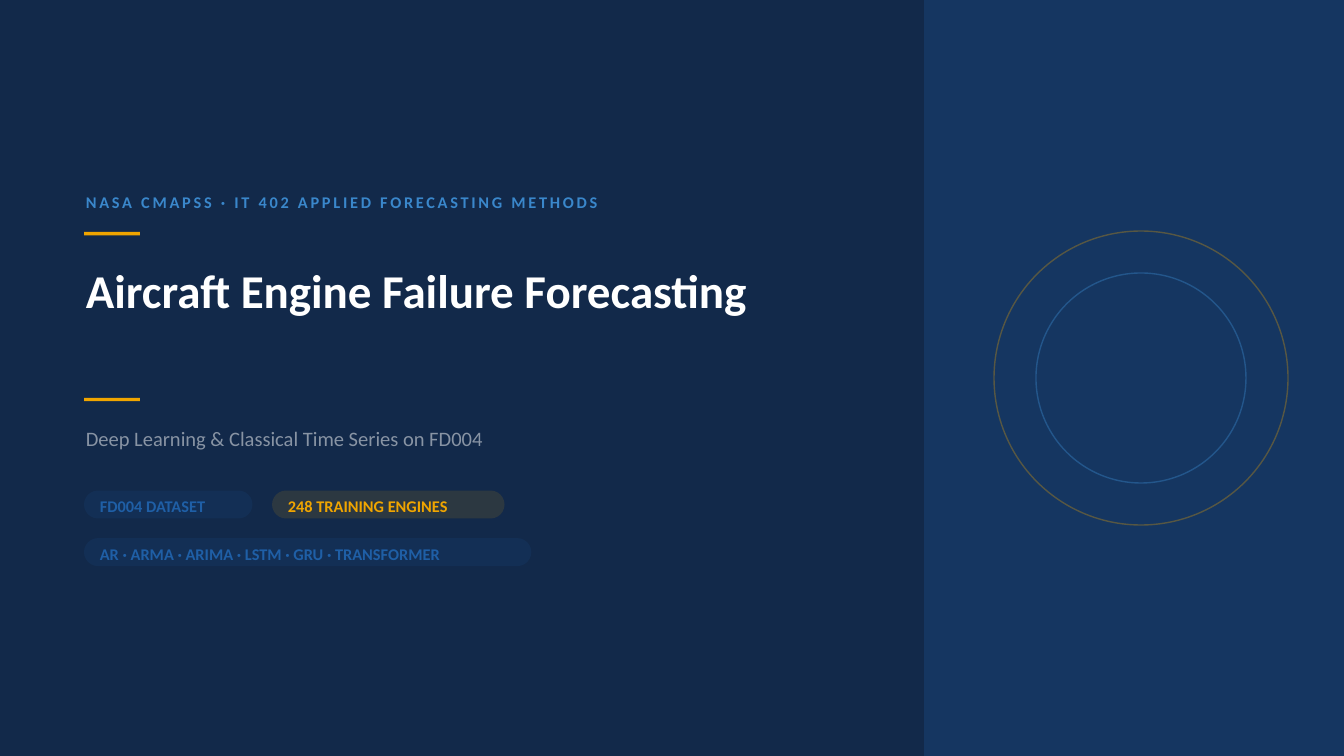
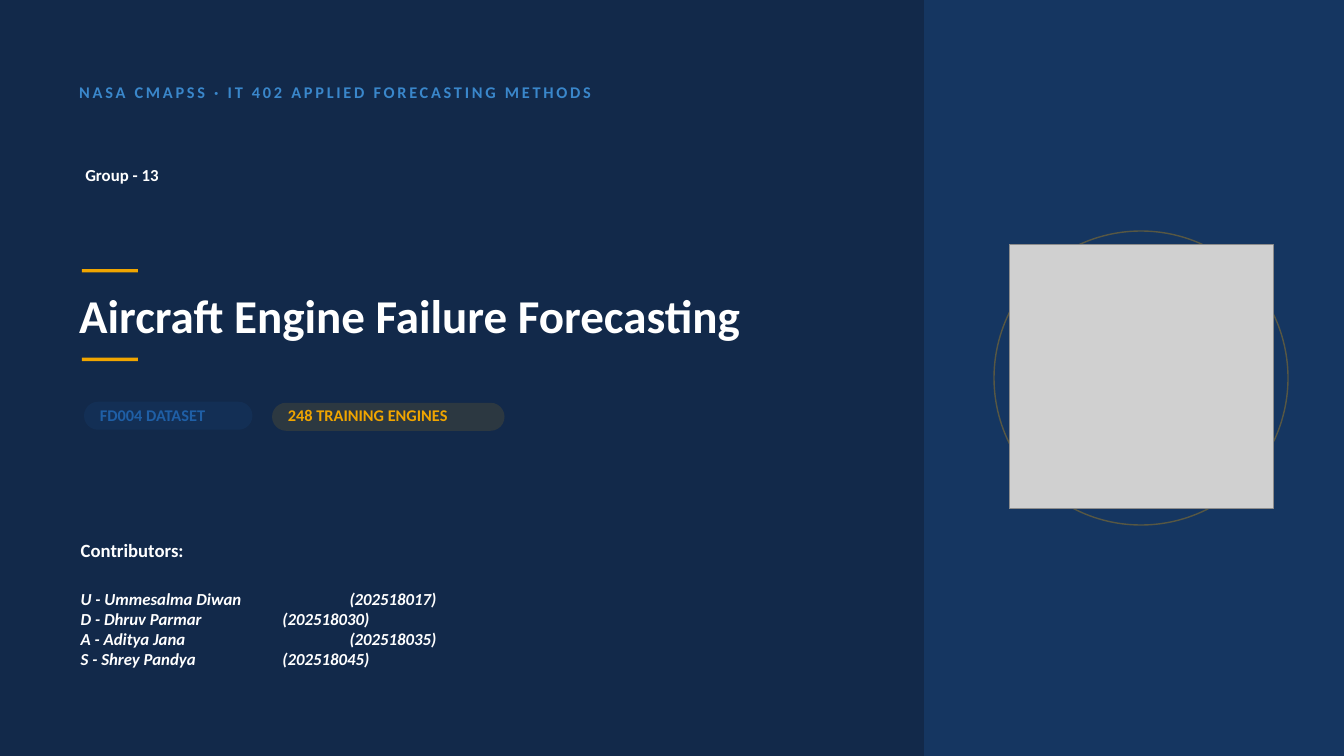
Before and after one commit to DhruvParmar051/Aircraft-Engine-Failure-Forecasting, a slide deck: slide 1 of AFM_ppt.pptx. Drawn at 1344x756 pixels with LibreOffice and Linux fonts; fonts in the diff are those of the drawing; grey boxes stand for pictures. Boxes give left, top, right and bottom in pixels: in the first picture for what was removed or moved away, otherwise in the second. Text is boxed around its words. In the diff, an @@ line names an element or a change of style, - is before the commit and + after.

```diff
--- a/AFM_ppt.pptx
+++ b/AFM_ppt.pptx
@@ line spacing 1 to 0.9 in 3 elements at (x1=100, y1=410, x2=205, y2=421), (x1=288, y1=409, x2=448, y2=421), (x1=79, y1=87, x2=591, y2=98) @@
@@ text "NASA CMAPSS · IT 402 ..." moved from (x1=86, y1=197, x2=597, y2=208) to (x1=79, y1=87, x2=591, y2=98) @@
@@ text added at (x1=85, y1=170, x2=159, y2=184), 18 pt, text #FFFFFF, bold @@
+Group - 13
@@ rectangle moved from (x1=84, y1=232, x2=140, y2=235) to (x1=82, y1=269, x2=138, y2=272) @@
@@ picture added at (x1=1009, y1=245, x2=1273, y2=509) @@
@@ text "Aircraft Engine Failure Forecasting" moved from (x1=86, y1=275, x2=746, y2=316) to (x1=79, y1=300, x2=740, y2=341) @@
@@ ellipse removed at (x1=1036, y1=273, x2=1246, y2=482) @@
@@ rectangle moved from (x1=84, y1=398, x2=140, y2=401) to (x1=82, y1=358, x2=138, y2=361) @@
@@ 2 texts, 2 rounded rectangles moved together from (x1=84, y1=491, x2=505, y2=519) to (x1=84, y1=402, x2=505, y2=431) @@
@@ text removed at (x1=86, y1=432, x2=482, y2=450) @@
-Deep Learning & Classical Time Series on FD004
@@ rounded rectangle removed at (x1=84, y1=538, x2=532, y2=566) @@
@@ text added at (x1=81, y1=544, x2=369, y2=668), 18 pt, text #FFFFFF, bold, italic @@
+Contributors:
+U - Ummesalma Diwan (202518017)
+D - Dhruv Parmar (202518030)
+A - Aditya Jana (202518035)
+S - Shrey Pandya (202518045)
@@ text removed at (x1=100, y1=549, x2=440, y2=560) @@
-AR · ARMA · ARIMA · LSTM · GRU · TRANSFORMER
```
Also in this commit, not shown: 47 other slides changed, 1 slide added, 7 slides removed.
